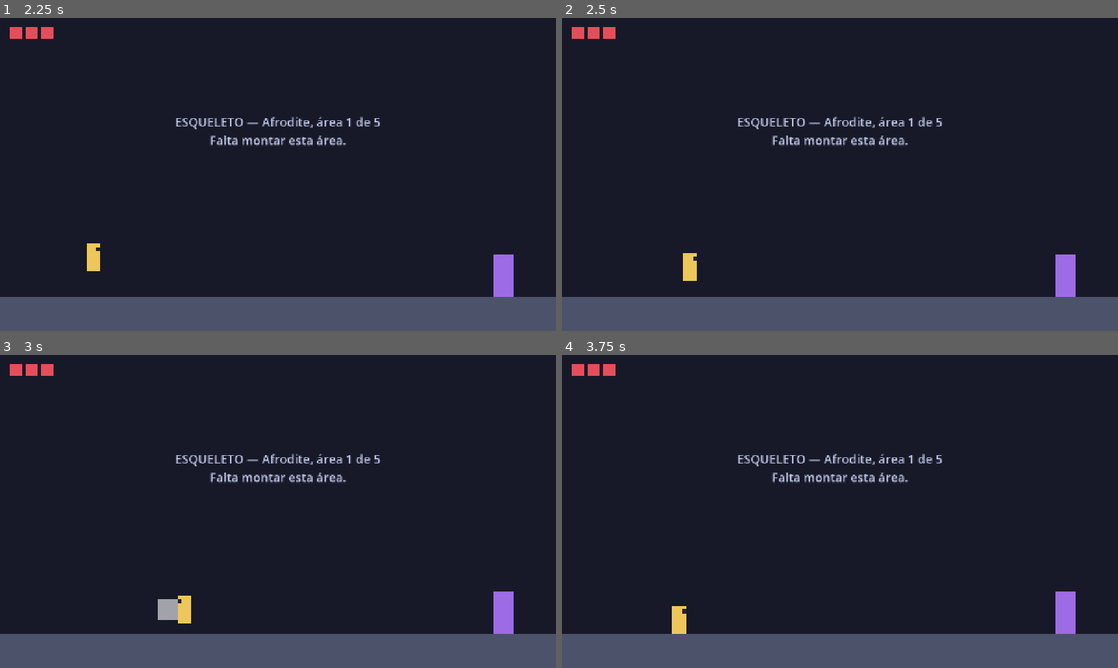
Above: before the commit, frames 1-4 (two rows, left to right).
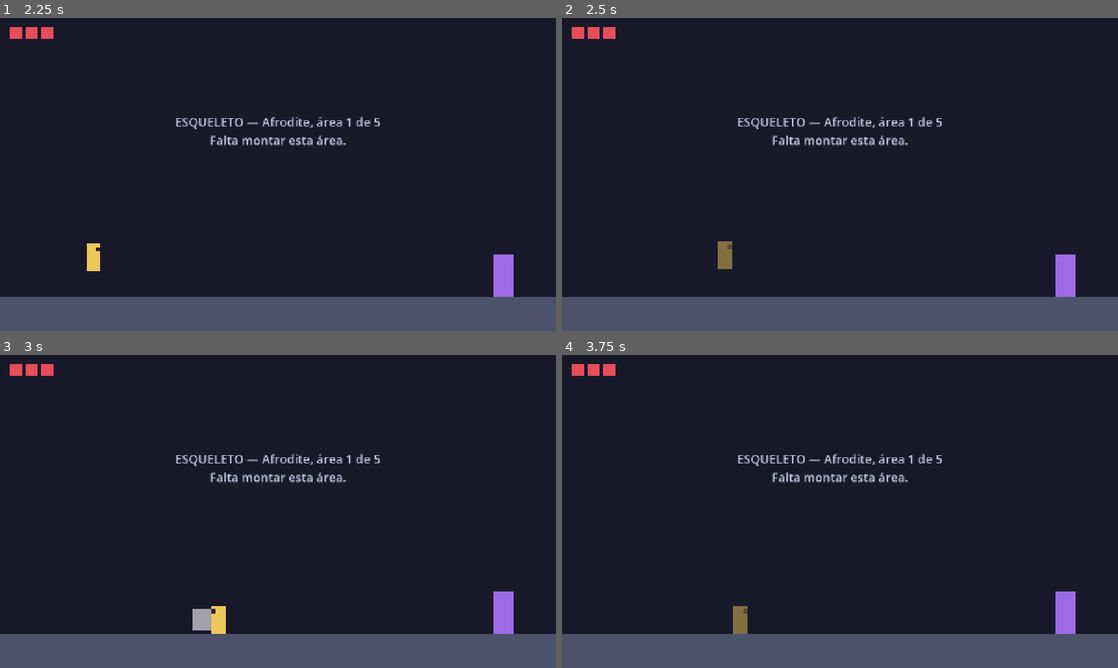
Above: after the commit, the same moments.

Repository: PedroBrassi/ascensao-ao-olimpo
Game: Godot game, scene res://cenas/ui/menu_principal.tscn
The game is run twice, just before and just after one commit, with the same random seed, the same clock (stepped at 60 frames per second) and the same inputs.
Inputs:
- Up to frame 1 (2.25 s): click "Jogar" at 0.5 s; hold D (mover_direita) from 1.28 s (still down); tap K (esquivar) at 1.35 s; tap Space (pular) at 1.52, 1.55, 1.82, 2.1 s
- Up to frame 2 (2.5 s): keep holding D (mover_direita); tap Space (pular) at 2.27 s; tap K (esquivar) at 2.3 s
- Up to frame 3 (3 s): tap Space (pular) at 2.57 s; release D (mover_direita) at 2.78 s; hold A (mover_esquerda) from 2.78 s (still down); tap J (atacar) at 2.85 s
- Up to frame 4 (3.75 s): tap Space (pular) at 3.05 s; release A (mover_esquerda) at 3.53 s; hold D (mover_direita) from 3.53 s (still down); tap K (esquivar) at 3.6 s

Frame 1 is identical in both runs. In frame 2, 0.4% of the frame differs, in the area x 21-31%, y 71-84%; in frame 3, 0.9%, in the area x 28-41%, y 76-90%; in frame 4, 0.5%.

Commit message:
Etapa 6: esquiva com imunidade, uma vez no ar e sem escapar da queda

Diff:
--- a/cenas/jogador/jogador.tscn
+++ b/cenas/jogador/jogador.tscn
@@ -6,6 +6,7 @@
 [ext_resource type="Script" uid="uid://djfcowt2kcgc" path="res://scripts/jogador/interacao_do_jogador.gd" id="4_nkbb3"]
 [ext_resource type="Script" uid="uid://dqv2v621wqggm" path="res://scripts/jogador/ataque_do_jogador.gd" id="5_xtf2f"]
 [ext_resource type="Script" uid="uid://dcr05ahctq7m8" path="res://scripts/sistemas/hitbox.gd" id="6_fn8mc"]
+[ext_resource type="Script" uid="uid://dguayi4wsngxu" path="res://scripts/jogador/esquiva_do_jogador.gd" id="7_fn8mc"]
 
 [sub_resource type="RectangleShape2D" id="RectangleShape2D_ismvl"]
 size = Vector2(32, 64)
@@ -86,3 +87,6 @@
 offset_bottom = 24.0
 mouse_filter = 2
 color = Color(1, 1, 1, 0.6)
+
+[node name="Esquiva" type="Node" parent="." unique_id=958076804]
+script = ExtResource("7_fn8mc")
--- /dev/null
+++ b/scripts/jogador/esquiva_do_jogador.gd
@@ -0,0 +1,147 @@
+class_name EsquivaDoJogador
+extends Node
+## Parte do personagem que cuida da esquiva: um deslocamento rápido e curto,
+## para o lado em que ele está olhando quando a esquiva começa.
+##
+## Este nó decide quando a esquiva pode começar e quando termina. Quem move
+## o personagem durante ela é o próprio Jogador, que consulta este nó.
+##
+## Durante a esquiva o personagem:
+## - anda na horizontal, sem gravidade, e para em paredes;
+## - não leva dano de golpes nem de perigos, como os espinhos;
+## - continua perdendo vida se entrar em uma zona de queda;
+## - não ataca nem interage.
+##
+## No ar a esquiva pode ser usada uma vez, até o personagem tocar o chão de
+## novo. Vale também para quem caiu de uma borda sem pular.
+##
+## PROVISÓRIO: durante a esquiva o personagem fica meio transparente. A
+## animação e o som entram depois, pelos sinais.
+
+## Emitido quando a esquiva começa. Vem com o lado: 1 direita, -1 esquerda.
+signal comecou(lado: int)
+## Emitido quando a esquiva termina, por qualquer motivo.
+signal terminou
+
+## Folga para comparar tempos somados quadro a quadro.
+const FOLGA := 0.001
+
+## Distância percorrida quando nada atrapalha, em pixels.
+@export var distancia := 160.0
+## Tempo que a esquiva dura, em segundos.
+@export var duracao := 0.2
+## Tempo mínimo entre o começo de uma esquiva e o começo da seguinte.
+@export var intervalo := 0.6
+## Desligue para o personagem deixar de esquivar por um tempo.
+@export var habilitada := true
+
+## Verdadeiro do começo ao fim da esquiva.
+var esquivando := false
+## Lado da esquiva atual ou da última: 1 direita, -1 esquerda.
+var lado := 1
+
+var _tempo_restante := 0.0
+var _espera := 0.0
+var _disponivel_no_ar := true
+var _tirar_imunidade_no_proximo_quadro := false
+# O que estava ligado antes da esquiva, para devolver igual no fim.
+var _ataque_estava_habilitado := true
+var _interacao_estava_habilitada := true
+
+@onready var _jogador: Jogador = get_parent()
+@onready var _vida: Vida = $"../Vida"
+@onready var _visual: CanvasItem = $"../Visual"
+@onready var _ataque: AtaqueDoJogador = get_node_or_null("../Ataque")
+@onready var _interacao: InteracaoDoJogador = get_node_or_null("../Interacao")
+
+
+func _ready() -> void:
+	_vida.morreu.connect(cancelar)
+
+
+func _physics_process(delta: float) -> void:
+	_espera = maxf(_espera - delta, 0.0)
+	if _tirar_imunidade_no_proximo_quadro:
+		_tirar_imunidade_no_proximo_quadro = false
+		_vida.imune = false
+	if _jogador.is_on_floor():
+		_disponivel_no_ar = true  # tocou o chão: a esquiva no ar volta a valer
+
+	if esquivando:
+		_tempo_restante -= delta
+		if _tempo_restante <= FOLGA:
+			encerrar()
+	# just_pressed só vale no quadro em que o botão desce: segurar não repete.
+	elif Input.is_action_just_pressed("esquivar") and pode_esquivar():
+		_comecar()
+
+
+## Velocidade horizontal durante a esquiva, em pixels por segundo.
+func velocidade() -> float:
+	return distancia / maxf(duracao, 0.01)
+
+
+## Diz se uma esquiva pode começar agora.
+func pode_esquivar() -> bool:
+	if not habilitada or esquivando or _espera > FOLGA or _vida.esta_morto():
+		return false
+	if _ataque != null and _ataque.atacando:
+		return false  # a esquiva não interrompe um golpe em andamento
+	return _jogador.is_on_floor() or _disponivel_no_ar
+
+
+## Termina a esquiva normalmente. O personagem segue na velocidade de
+## caminhada se o jogador estiver segurando o mesmo lado; senão, para.
+func encerrar() -> void:
+	if not esquivando:
+		return
+	var direcao := Input.get_axis("mover_esquerda", "mover_direita")
+	var segue_andando := direcao != 0.0 and signf(direcao) == float(lado)
+	var velocidade_final := _jogador.velocidade_maxima * lado if segue_andando else 0.0
+	_finalizar(Vector2(velocidade_final, 0.0))
+	# A imunidade dura um quadro a mais. No quadro em que a esquiva acaba, a
+	# física ainda acha que o personagem está onde estava no quadro anterior,
+	# e um perigo que ele acabou de atravessar ainda o acertaria.
+	_vida.imune = true
+	_tirar_imunidade_no_proximo_quadro = true
+
+
+## Interrompe a esquiva e zera a velocidade. Usado no reaparecimento e na
+## morte. Não faz nada se não houver esquiva em andamento.
+func cancelar() -> void:
+	if not esquivando:
+		return
+	_finalizar(Vector2.ZERO)
+
+
+func _comecar() -> void:
+	lado = _jogador.olhando_para
+	esquivando = true
+	_tempo_restante = duracao
+	_espera = intervalo
+	if not _jogador.is_on_floor():
+		_disponivel_no_ar = false
+
+	_vida.imune = true
+	_tirar_imunidade_no_proximo_quadro = false
+	if _ataque != null:
+		_ataque_estava_habilitado = _ataque.habilitado
+		_ataque.habilitado = false
+	if _interacao != null:
+		_interacao_estava_habilitada = _interacao.habilitada
+		_interacao.habilitada = false
+	_visual.modulate.a = 0.5
+	comecou.emit(lado)
+
+
+func _finalizar(velocidade_final: Vector2) -> void:
+	esquivando = false
+	_jogador.velocity = velocidade_final
+	_vida.imune = false
+	_tirar_imunidade_no_proximo_quadro = false
+	if _ataque != null:
+		_ataque.habilitado = _ataque_estava_habilitado
+	if _interacao != null:
+		_interacao.habilitada = _interacao_estava_habilitada
+	_visual.modulate.a = 1.0
+	terminou.emit()
--- a/scripts/jogador/jogador.gd
+++ b/scripts/jogador/jogador.gd
@@ -51,6 +51,7 @@
 @onready var _visual: Node2D = $Visual
 @onready var _vida: Vida = $Vida
 @onready var _camera: Camera2D = $Camera
+@onready var _esquiva := get_node_or_null("Esquiva") as EsquivaDoJogador
 
 
 func _ready() -> void:
@@ -58,6 +59,10 @@
 
 
 func _physics_process(delta: float) -> void:
+	if _esquiva != null and _esquiva.esquivando:
+		_mover_na_esquiva()
+		return
+
 	var direcao := Input.get_axis("mover_esquerda", "mover_direita")
 
 	_aplicar_gravidade(delta)
@@ -90,9 +95,22 @@
 
 
 func reaparecer() -> void:
+	if _esquiva != null:
+		_esquiva.cancelar()  # quem reaparece não continua esquivando
 	global_position = ponto_de_retorno
 	velocity = Vector2.ZERO
 	_camera.reset_smoothing()  # a câmera pula direto, sem deslizar pela área
+
+
+## Durante a esquiva o personagem só anda na horizontal, sem gravidade e
+## sem obedecer aos comandos de andar e pular. Paredes e chão continuam
+## valendo: bater em uma parede termina a esquiva.
+func _mover_na_esquiva() -> void:
+	velocity = Vector2(_esquiva.velocidade() * _esquiva.lado, 0.0)
+	move_and_slide()
+	_atualizar_estado_do_chao()
+	if is_on_wall():
+		_esquiva.encerrar()
 
 
 func _aplicar_gravidade(delta: float) -> void:
--- a/scripts/sistemas/vida.gd
+++ b/scripts/sistemas/vida.gd
@@ -19,6 +19,10 @@
 @export var visual: CanvasItem
 
 var vida_atual := 0
+## Ligue para o dono não levar dano por um tempo, sem contagem: quem liga
+## é quem desliga. A esquiva do personagem usa isso. Não vale para dano que
+## ignora a invencibilidade, como a queda no buraco.
+var imune := false
 var _invencivel := 0.0
 
 
@@ -45,12 +49,13 @@
 	return vida_atual <= 0
 
 
-## Tira vida. Durante a invencibilidade o dano é ignorado, a não ser que
-## `ignorar_invencibilidade` venha verdadeiro (é o caso da queda no buraco).
+## Tira vida. Durante a invencibilidade, ou com `imune` ligado, o dano é
+## ignorado, a não ser que `ignorar_invencibilidade` venha verdadeiro (é o
+## caso da queda no buraco).
 func receber_dano(quantidade: int, ignorar_invencibilidade := false) -> void:
 	if quantidade <= 0 or esta_morto():
 		return
-	if esta_invencivel() and not ignorar_invencibilidade:
+	if (esta_invencivel() or imune) and not ignorar_invencibilidade:
 		return
 	vida_atual = maxi(vida_atual - quantidade, 0)
 	vida_mudou.emit(vida_atual, vida_maxima)
Not shown, added: scripts/jogador/esquiva_do_jogador.gd.uid
Not shown, changed: CHECK.md
Not shown, changed: DOCUMENTACAO.md
